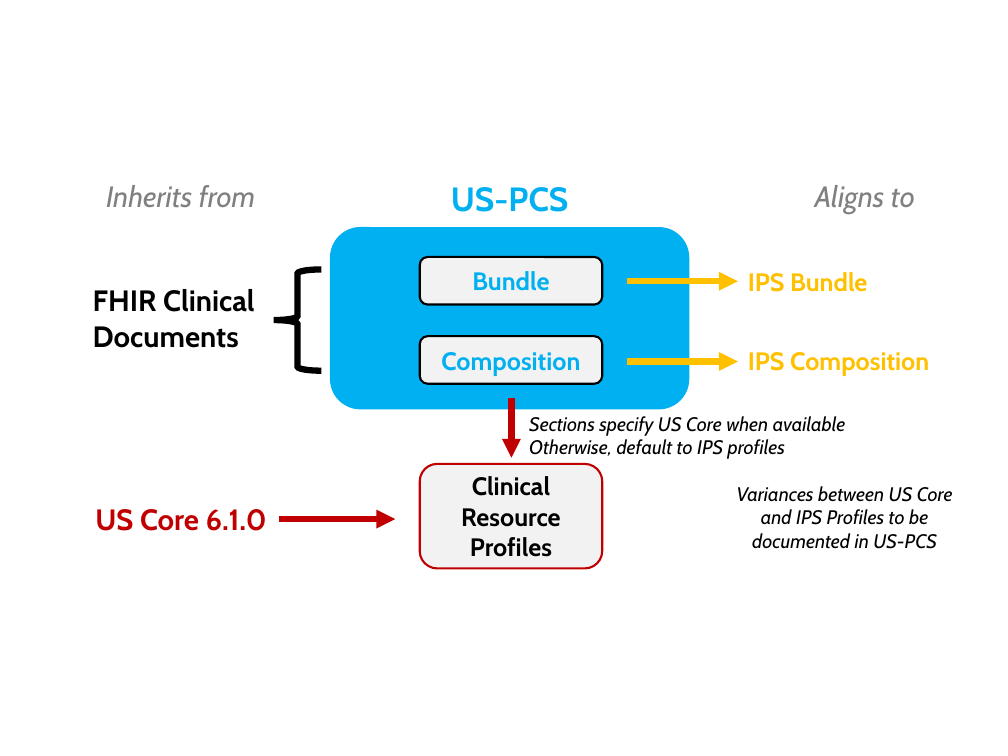
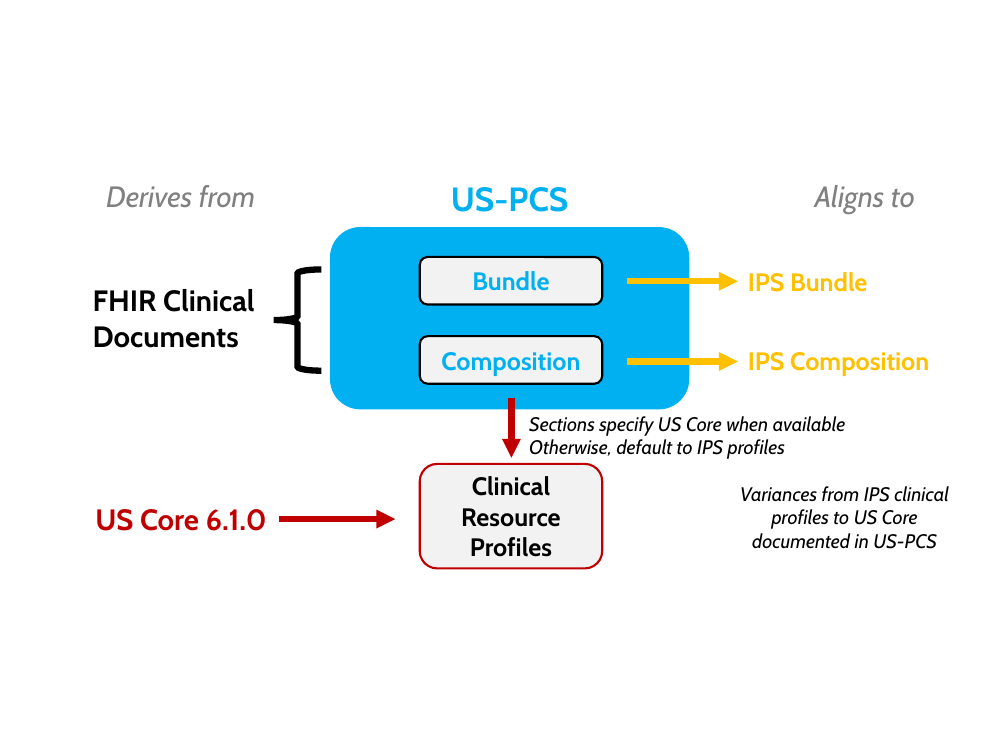
Before and after one commit to HL7/us-fhir-ps, a slide deck: slide 3 of US-PCS ballot images 2026.pptx. Drawn at 1008x756 pixels with LibreOffice and Linux fonts; fonts in the diff are those of the drawing. Boxes give left, top, right and bottom in pixels: in the first picture for what was removed or moved away, otherwise in the second. Text is boxed around its words. In the diff, an @@ line names an element or a change of style, - is before the commit and + after.

```diff
--- a/US-PCS ballot images 2026.pptx
+++ b/US-PCS ballot images 2026.pptx
@@ text at (106,185,255,207): text changed @@
-Inherits from
+Derives from
@@ text at (740,486,949,549): text changed @@
-Variances between US Core and IPS Profiles to be documented in US-PCS
+Variances from IPS clinical profiles to US Core documented in US-PCS
```
Also in this commit, not shown: 2 other files.
